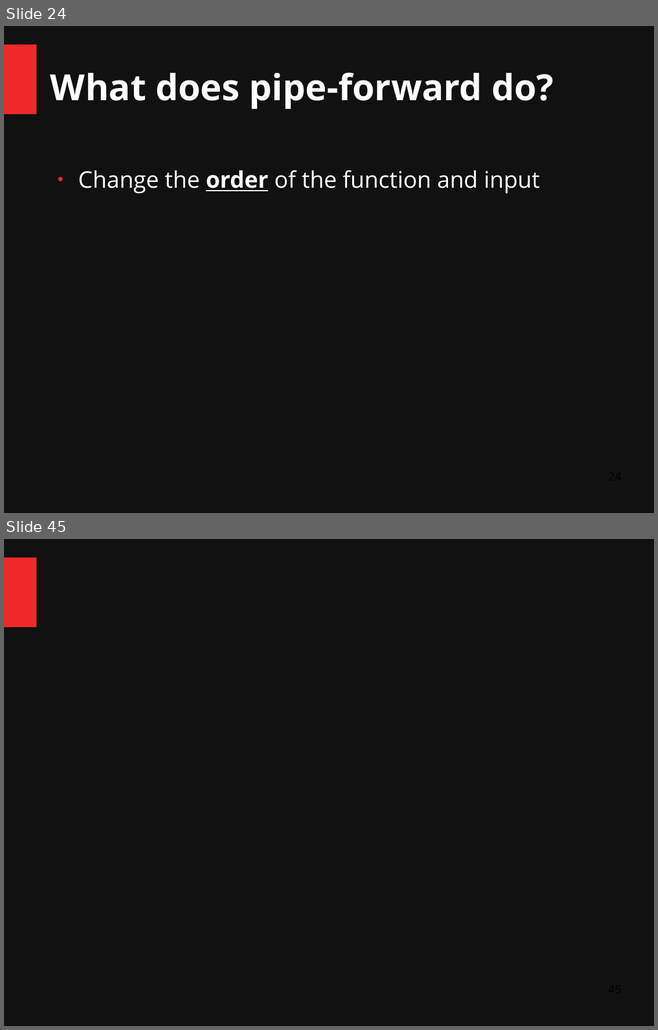
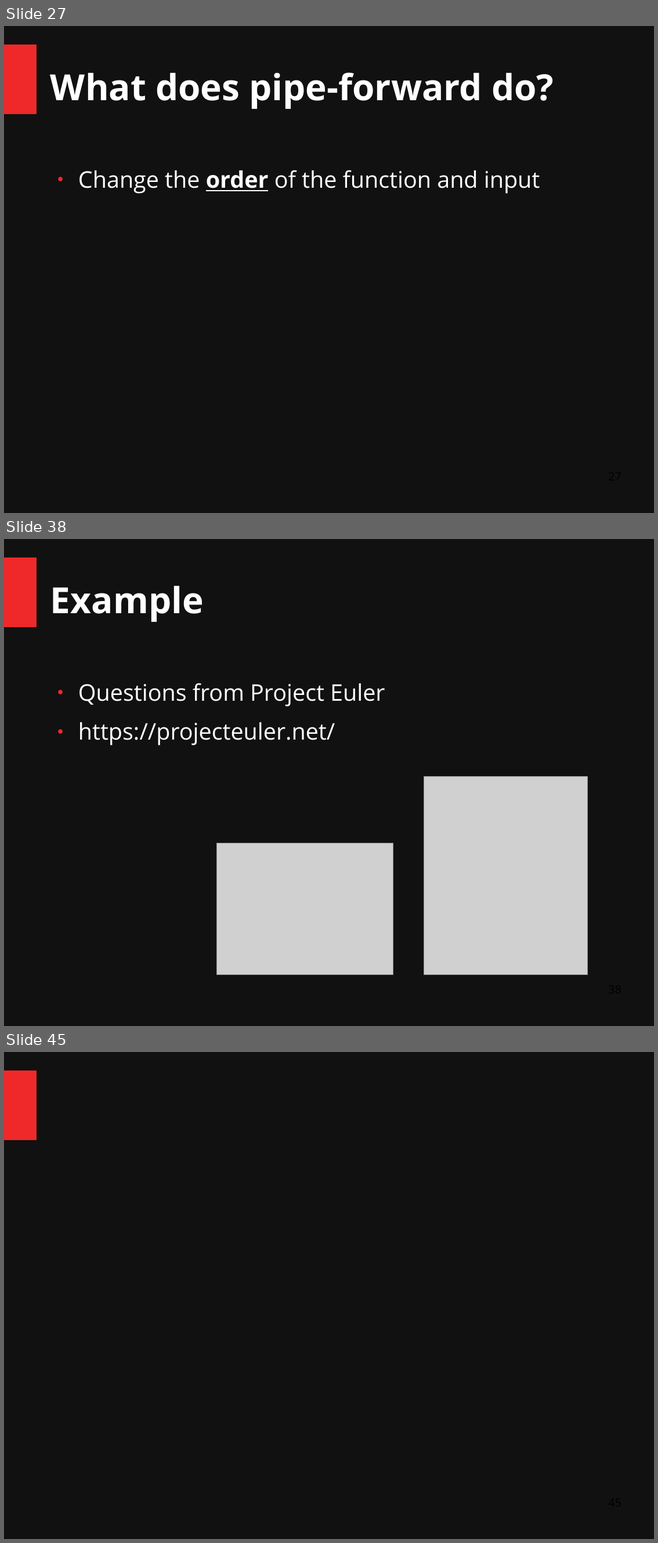
Before and after one commit to ChangHaiBin/FSharpPowerPoint, a slide deck: FSharp Talk Dark.odp. Shown one above the other, each under a label of ours: slides 24 and 45 before the commit, slides 27, 38 and 45 after it; the slides between them are not shown. The pictures are 658x1030 and 658x1543 pixels, drawn with LibreOffice and Linux fonts; fonts in the diff are those of the drawing; grey boxes stand for pictures. Boxes give left, top, right and bottom in pixels: in the first picture for what was removed or moved away, otherwise in the second. Text is boxed around its words. In the diff, an @@ line names an element or a change of style, - is before the commit and + after.

```diff
--- a/FSharp Talk Dark.odp
+++ b/FSharp Talk Dark.odp
@@ slide 38 added at box(4, 539, 654, 1026), background #111111; not listed: 1 template element that a slide beside it also shows @@
@@ title added at box(50, 585, 204, 622), 44 pt, text #FFFFFF, bold @@
+Example
@@ text added at box(78, 683, 384, 745), 28 pt, text #FFFFFF @@
+● Questions from Project Euler
+● https://projecteuler.net/
@@ picture added at box(424, 777, 587, 975) @@
@@ picture added at box(217, 843, 393, 975) @@
@@ what was slide 24 is now slide 27 @@
```
Also in this commit, not shown: 4 slides changed, 19 other slides added, 6 slides removed, 2 other files.
